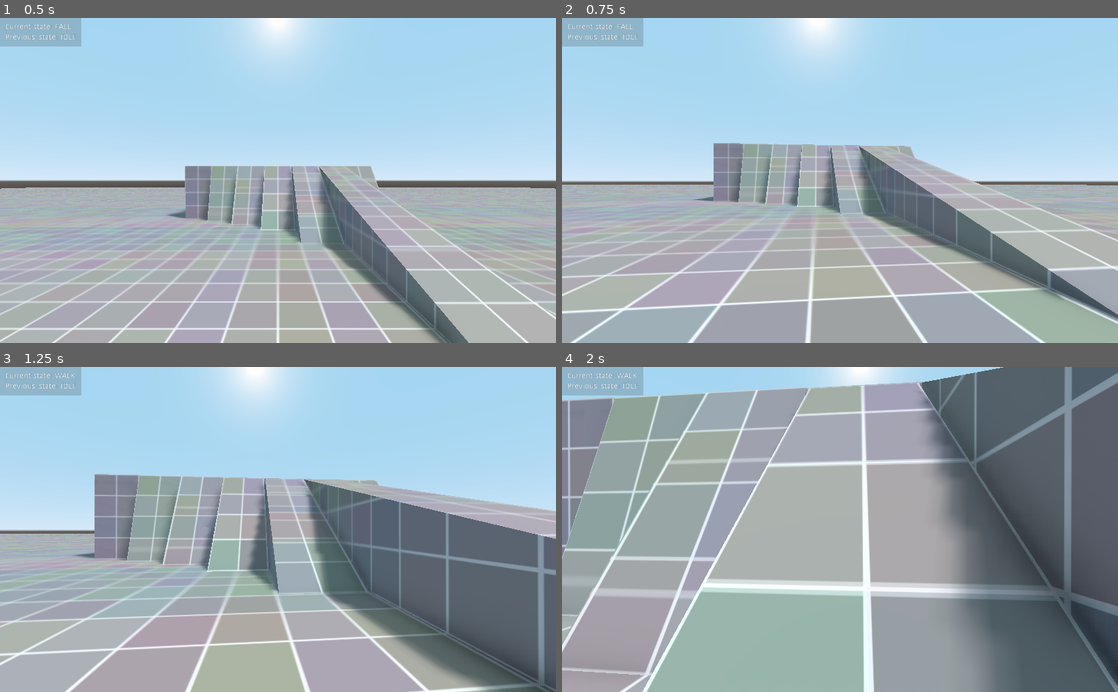
Above: before the commit, frames 1-4 (two rows, left to right).
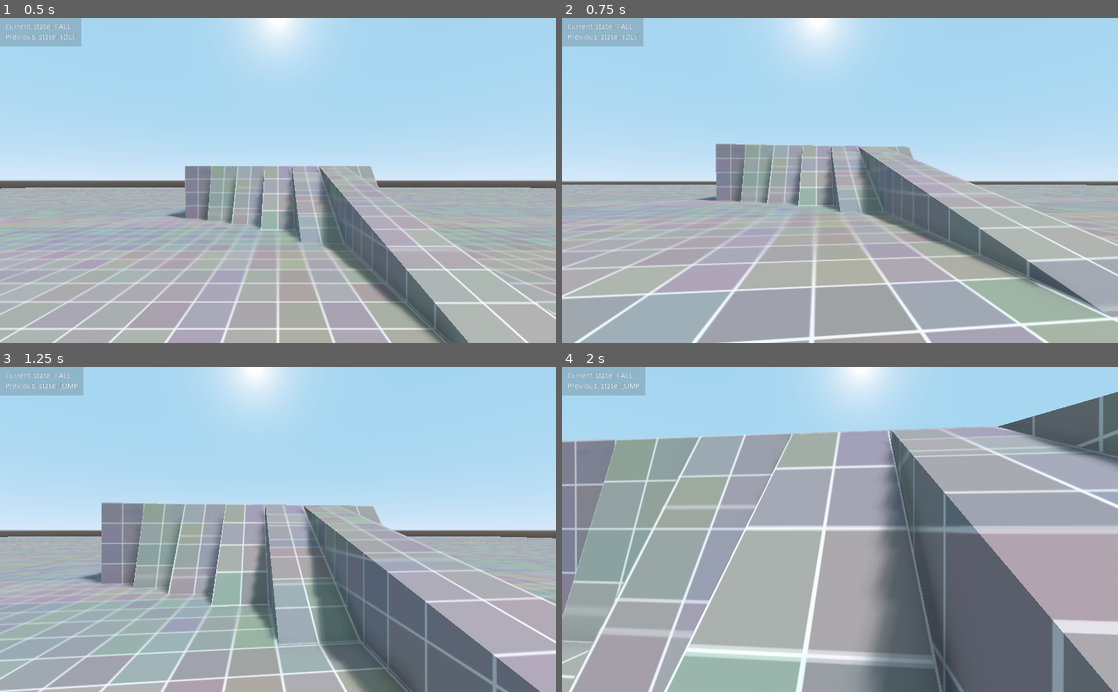
Above: after the commit, the same moments.

Repository: QuentinDaveau/FpsTest
Game: Godot game, scene res://assets/maps/TestWorld.tscn
Same seed, same stepped clock (60 frames per second), same inputs: the game is played once before the commit and once after it.
Inputs (mouse positions are in pixels of both pictures, inside the frame that each line leads up to):
- Up to frame 1 (0.5 s): no input
- Up to frame 2 (0.75 s): tap Enter at 0.5 s; move the mouse to (867, 180) at 0.52 s; hold Up (ui_up) from 0.53 s (still down); tap Space (ui_select) at 0.6 s
- Up to frame 3 (1.25 s): keep holding Up (ui_up); tap Space (ui_select) at 0.77, 1.07 s
- Up to frame 4 (2 s): keep holding Up (ui_up); move the mouse to (812, 529) at 1.27 s; tap Space (ui_select) at 1.35, 1.52, 1.82 s

Frame 1 is identical in both runs. In frame 2, 8.0% of the frame differs, in the area x 0-100%, y 38-100%; in frame 3, 36%; in frame 4, 55%, in the area x 0-100%, y 0-100%.

Commit message:
Add jump state and tweak movements

Diff:
--- a/assets/characters/character/player/Player.tscn
+++ b/assets/characters/character/player/Player.tscn
@@ -9,6 +9,7 @@
 [ext_resource path="res://src/player_logic/movement_state_machine/movement_state/states/movement_state_walk.gd" type="Script" id=7]
 [ext_resource path="res://src/player_logic/movement_state_machine/movement_state/states/movement_state_fall.gd" type="Script" id=8]
 [ext_resource path="res://src/player_logic/movement_state_machine/movement_state/states/movement_state_slip.gd" type="Script" id=9]
+[ext_resource path="res://src/player_logic/movement_state_machine/movement_state/states/movement_state_jump.gd" type="Script" id=10]
 
 [node name="Player" instance=ExtResource( 1 )]
 script = ExtResource( 5 )
@@ -20,4 +21,4 @@
 
 [node name="MovementStateMachine" type="Node" parent="." index="2"]
 script = ExtResource( 4 )
-states_paths = [ ExtResource( 6 ), ExtResource( 7 ), ExtResource( 8 ), ExtResource( 9 ) ]
+states_paths = [ ExtResource( 6 ), ExtResource( 7 ), ExtResource( 8 ), ExtResource( 9 ), ExtResource( 10 ) ]
--- a/src/character/character_controller/character_controller.gd
+++ b/src/character/character_controller/character_controller.gd
@@ -11,6 +11,7 @@
 # cyclic dependency error
 var _target_character: KinematicBody
 var _residual_velocity: Vector3 = Vector3.ZERO
+var _attach_to_ground: bool = true
 
 
 func _init(target_character: KinematicBody) -> void:
@@ -23,9 +24,15 @@
 
 
 
+func set_ground_attach(attach_to_ground: bool) -> void:
+	_attach_to_ground = attach_to_ground
+
+
+
 func apply_motion(velocity: Vector3) -> void:
-	_residual_velocity = _target_character.move_and_slide_with_snap(velocity, -_target_character.get_floor_normal() * 2.0, Vector3.UP, true)
-#	_residual_velocity = _target_character.move_and_slide(velocity, Vector3.UP, true, 4)
+	# TEMP: Floor normal multiplier will be set in paramters file
+	var ground_attach := -_target_character.get_floor_normal() * 2.0 if _attach_to_ground else Vector3.ZERO
+	_residual_velocity = _target_character.move_and_slide_with_snap(velocity, ground_attach, Vector3.UP, true)
 
 
 
--- a/src/engine/service/services/input/input.gd
+++ b/src/engine/service/services/input/input.gd
@@ -2,7 +2,7 @@
 
 
 # TEMP: Should be moved smewhere else
-enum TYPE {VIEW, MOTION, SHOOT}
+enum TYPE {VIEW, MOTION, SHOOT, JUMP, CROUCH}
 
 signal input_received(type, value)
 
--- a/src/engine/service/services/input/input_listener/input_listener.gd
+++ b/src/engine/service/services/input/input_listener/input_listener.gd
@@ -3,7 +3,7 @@
 
 
 # TEMP: Should be moved somewhere else and is duplicated in input.gd
-enum TYPE {VIEW, MOTION, SHOOT}
+enum TYPE {VIEW, MOTION, SHOOT, JUMP, CROUCH}
 
 signal input(value)
 
--- a/src/engine/service/services/input/input_platform/keyboard_input.gd
+++ b/src/engine/service/services/input/input_platform/keyboard_input.gd
@@ -20,6 +20,8 @@
 		if _event_is_motion(event):
 			emit_signal("input_received", TYPE.MOTION, _get_motion_value())
 			return
+		if event.is_action("ui_select"):
+			emit_signal("input_received", TYPE.JUMP, event.pressed)
 
 
 
--- a/src/engine/statics/movement_state_helper.gd
+++ b/src/engine/statics/movement_state_helper.gd
@@ -37,9 +37,19 @@
 
 
 
-
 # -- Air --
-
+class ApplyImpulseAction:
+	extends MovementAction
+
+	var _impulse_value: Vector3
+
+
+	func _init(controller: PlayerController, impulse_value: Vector3).(controller) -> void:
+		_impulse_value = impulse_value
+
+
+	func enter() -> void:
+		_controller.impulse(_impulse_value)
 
 
 
@@ -84,6 +94,22 @@
 
 
 
+class SetGroundAttachAction:
+	extends MovementAction
+
+	var _attach_to_ground: bool
+
+
+	#TEMP: Ensure that the injected acceleration value comes from a parameters file
+	func _init(controller: PlayerController, attach_to_ground: bool).(controller) -> void:
+		_attach_to_ground = attach_to_ground
+
+
+	func enter() -> void:
+		_controller.set_ground_attach(_attach_to_ground)
+
+
+
 # ---------- Transitions ----------
 class TransitionToWalk:
 	extends MovementTransition
@@ -216,3 +242,30 @@
 			_raise_state_exit()
 			return true
 		return false
+
+
+
+class TransitionToJump:
+	extends MovementTransition
+
+	var _listener: InputListener
+	var _should_jump: bool = false
+
+
+	func _init(controller: PlayerController).(controller) -> void:
+		_listener = InputListener.new(self, "_on_jump_change", InputListener.TYPE.JUMP)
+
+
+	func get_next_state() -> String:
+		return "Jump"
+
+
+	func check() -> bool:
+		if _should_jump:
+			_raise_state_exit()
+			return true
+		return false
+
+
+	func _on_jump_change(should_jump: bool) -> void:
+		_should_jump = should_jump
--- a/src/player_logic/movement_state_machine/movement_state/states/movement_state_fall.gd
+++ b/src/player_logic/movement_state_machine/movement_state/states/movement_state_fall.gd
@@ -11,7 +11,8 @@
 	_identifier = "Fall"
 	_actions = [
 		# TEMP: Acceleration value will come from a parameters file
-		MovementStateHelper.SetAccelerationAction.new(controller, 0.1),
+		MovementStateHelper.SetGroundAttachAction.new(controller, false),
+		MovementStateHelper.SetAccelerationAction.new(controller, 0.05),
 		MovementStateHelper.MoveAction.new(controller)
 	]
 	_transitions = [
--- a/src/player_logic/movement_state_machine/movement_state/states/movement_state_idle.gd
+++ b/src/player_logic/movement_state_machine/movement_state/states/movement_state_idle.gd
@@ -10,11 +10,13 @@
 func _setup_state(controller: PlayerController) -> void:
 	_identifier = "Idle"
 	_actions = [
+		MovementStateHelper.SetGroundAttachAction.new(controller, true),
 		MovementStateHelper.SetAccelerationAction.new(controller, 0.9),
 		MovementStateHelper.IdleAction.new(controller)
 	]
 	_transitions = [
 		MovementStateHelper.TransitionToSlip.new(controller),
 		MovementStateHelper.TransitionToFall.new(controller),
+		MovementStateHelper.TransitionToJump.new(controller),
 		MovementStateHelper.TransitionToWalk.new(controller),
 	]
--- a/src/player_logic/movement_state_machine/movement_state/states/movement_state_jump.gd
+++ b/src/player_logic/movement_state_machine/movement_state/states/movement_state_jump.gd
@@ -9,9 +9,14 @@
 
 func _setup_state(controller: PlayerController) -> void:
 	_identifier = "Jump"
+	# TEMP: Jump impulse value and acceleration will be set in a parameters file
 	_actions = [
-		MovementStateHelper.SetAccelerationAction.new(controller, 0.1),
+		MovementStateHelper.SetGroundAttachAction.new(controller, false),
+		MovementStateHelper.ApplyImpulseAction.new(controller, Vector3.UP * 5.0),
+		MovementStateHelper.SetAccelerationAction.new(controller, 0.05),
 	]
 	_transitions = [
-		MovementStateHelper.TransitionAirToGround(controller)
+#		MovementStateHelper.TransitionAirToGround.new(controller),
+		MovementStateHelper.TransitionToFall.new(controller),
+		MovementStateHelper.TransitionAirToSlip.new(controller)
 	]
--- a/src/player_logic/movement_state_machine/movement_state/states/movement_state_slip.gd
+++ b/src/player_logic/movement_state_machine/movement_state/states/movement_state_slip.gd
@@ -10,6 +10,7 @@
 func _setup_state(controller: PlayerController) -> void:
 	_identifier = "Slip"
 	_actions = [
+		MovementStateHelper.SetGroundAttachAction.new(controller, false),
 		MovementStateHelper.SetAccelerationAction.new(controller, 0.0),
 		MovementStateHelper.IdleAction.new(controller)
 	]
--- a/src/player_logic/movement_state_machine/movement_state/states/movement_state_walk.gd
+++ b/src/player_logic/movement_state_machine/movement_state/states/movement_state_walk.gd
@@ -9,12 +9,15 @@
 
 func _setup_state(controller: PlayerController) -> void:
 	_identifier = "Walk"
+	# TEMP: acceleration value will be set in params file. Check other states to ensure it is set correctly everywhere
 	_actions = [
+		MovementStateHelper.SetGroundAttachAction.new(controller, true),
 		MovementStateHelper.SetAccelerationAction.new(controller, 0.8),
 		MovementStateHelper.MoveAction.new(controller)
 	]
 	_transitions = [
 		MovementStateHelper.TransitionToSlip.new(controller),
 		MovementStateHelper.TransitionToFall.new(controller),
+		MovementStateHelper.TransitionToJump.new(controller),
 		MovementStateHelper.TransitionToIdle.new(controller),
 	]
--- a/src/player_logic/player_controller/player_controller.gd
+++ b/src/player_logic/player_controller/player_controller.gd
@@ -10,10 +10,10 @@
 var _relative_direction: Vector2 = Vector2.ZERO
 var _relative_velocity: Vector3 = Vector3.ZERO
 var _move_speed: float = 0.0
-var _follow_floor: bool = true
 
 # TEMP: lerp value will be defined in an acceleration parameter in a "parameters" file
 var _move_acceleration := 0.0
+var _impulse := Vector3.ZERO
 
 
 
@@ -22,11 +22,15 @@
 
 
 
-func move(relative_direction: Vector2, move_speed: float, follow_floor: bool = true) -> void:
+func move(relative_direction: Vector2, move_speed: float) -> void:
 	_move_speed = move_speed
 	_relative_direction = relative_direction
-	_follow_floor = follow_floor
 	_relative_velocity = _get_forward_velocity()
+
+
+
+func impulse(impulse_vector: Vector3) -> void:
+	_impulse = impulse_vector
 
 
 
@@ -36,14 +40,16 @@
 	new_velocity.x = lerp(new_velocity.x, _relative_velocity.x, _move_acceleration)
 	new_velocity.z = lerp(new_velocity.z, _relative_velocity.z, _move_acceleration)
 
-	if _follow_floor and _target_character.get_floor_normal():
+	if _attach_to_ground and _target_character.get_floor_normal():
 		new_velocity = _add_gravity_to(new_velocity, delta, -_target_character.get_floor_normal())
-		new_velocity = new_velocity.slide(_target_character.get_floor_normal())
+		new_velocity = Plane(_target_character.get_floor_normal(), 0.0).project(new_velocity)
+#		new_velocity = new_velocity.slide(_target_character.get_floor_normal())
 	else:
 		new_velocity = _add_gravity_to(new_velocity, delta)
 
-
+	new_velocity = _add_impulse_to(new_velocity)
 	apply_motion(new_velocity)
+	print(new_velocity.length())
 	.update(delta)
 
 
@@ -66,6 +72,22 @@
 
 
 
+func _add_impulse_to(velocity_vector: Vector3) -> Vector3:
+	if _impulse:
+		velocity_vector = _max_a_vector_by_b(velocity_vector, _impulse)
+		_impulse = Vector3.ZERO
+	return velocity_vector
+
+
+
+func _max_a_vector_by_b(a: Vector3, b: Vector3) -> Vector3:
+	a.x = a.x if b.x == 0 or (sign(a.x) == sign(b.x) and a.x > b.x) else b.x
+	a.y = a.y if b.y == 0 or (sign(a.y) == sign(b.y) and a.y > b.y) else b.y
+	a.z = a.z if b.z == 0 or (sign(a.z) == sign(b.z) and a.z > b.z) else b.z
+	return a
+
+
+
 func _on_camera_forward_updated(camera_forward: Vector3) -> void:
 	_camera_forward = camera_forward
 	if _relative_direction:
Not shown: 1 places in assets/characters/character/player/Player.tscn that only renumber resources
